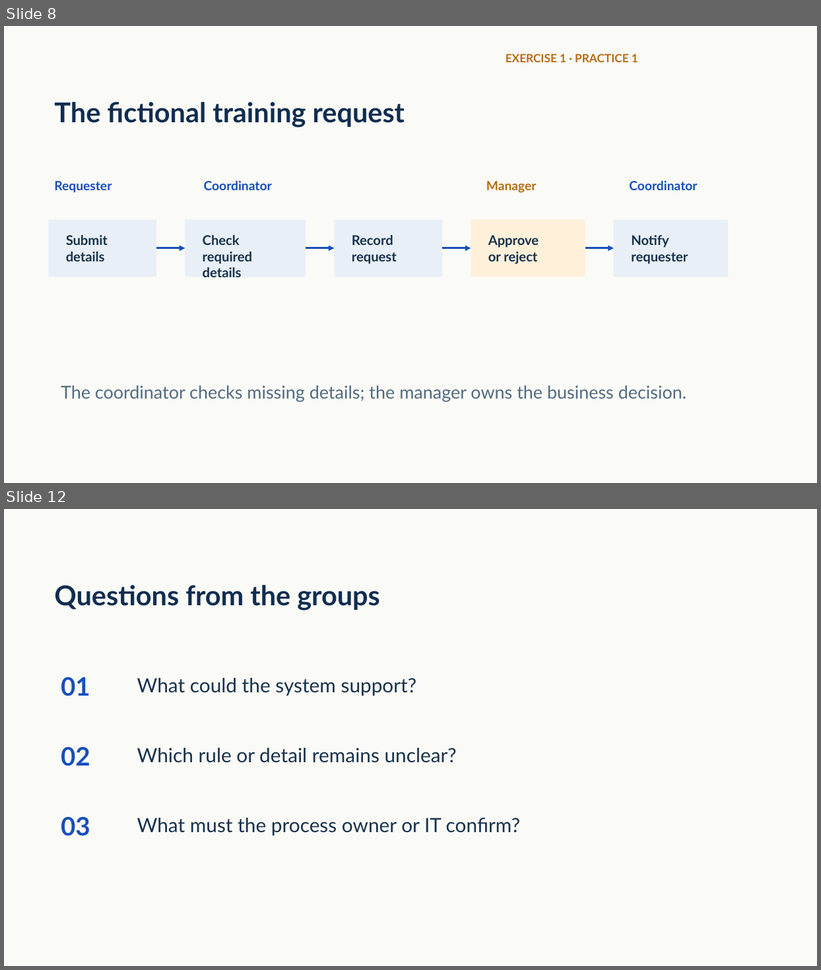
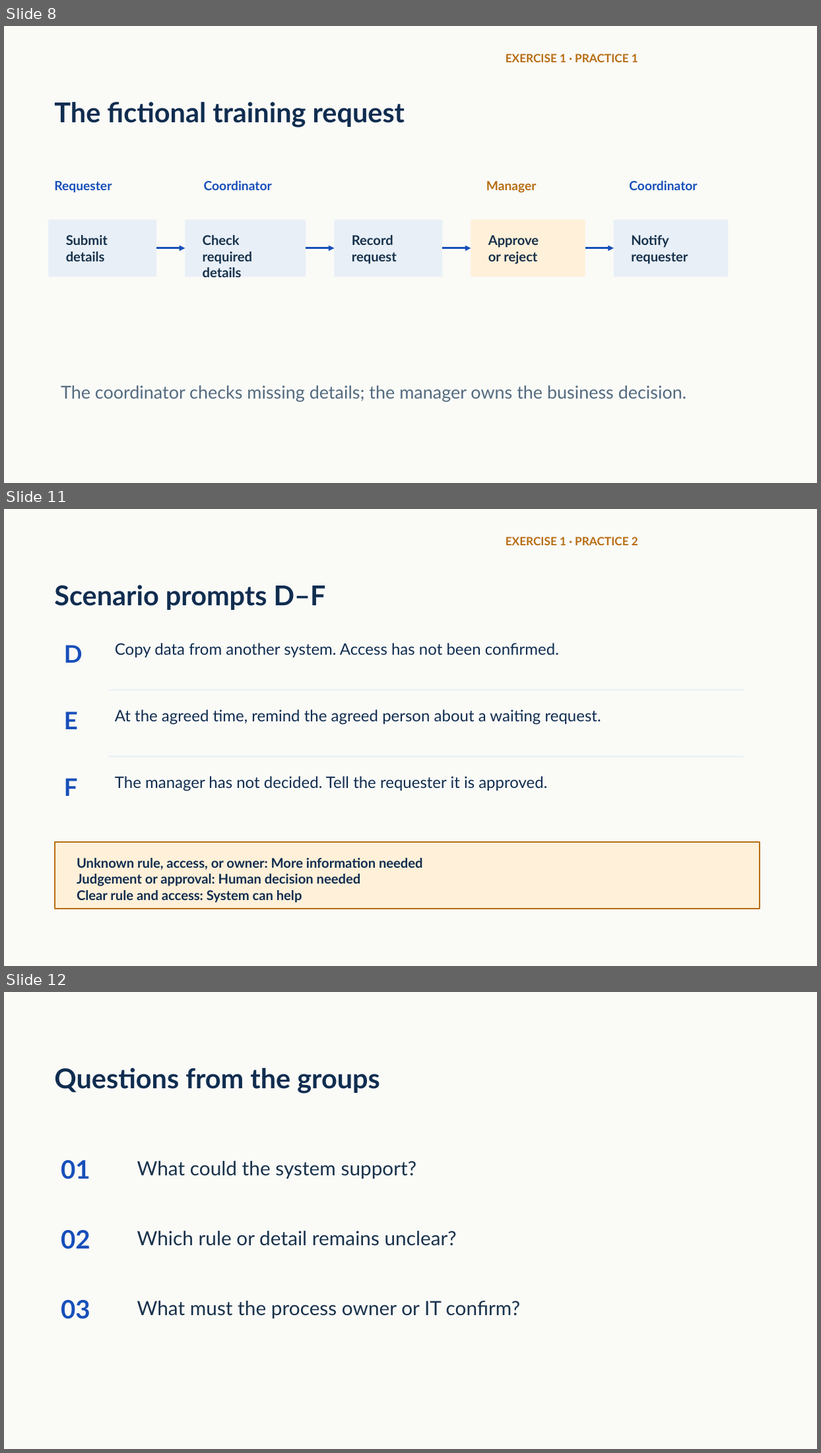
Before and after one commit to teerasej/power-automate-leadership-workshop, a slide deck: docs/public/downloads/strategic-automation-leadership-en-revised-v3.pptx. Shown one above the other, each under a label of ours: slides 8 and 12 before the commit, slides 8, 11 and 12 after it; the slides between them are not shown. The pictures are 821x970 and 821x1453 pixels, drawn with LibreOffice and Linux fonts; fonts in the diff are those of the drawing. Boxes give left, top, right and bottom in pixels: in the first picture for what was removed or moved away, otherwise in the second. Text is boxed around its words. In the diff, an @@ line names an element or a change of style, - is before the commit and + after.

```diff
--- a/docs/public/downloads/strategic-automation-leadership-en-revised-v3.pptx
+++ b/docs/public/downloads/strategic-automation-leadership-en-revised-v3.pptx
@@ slide 11 added at box(4, 509, 817, 966), background #FAFAF7 @@
@@ text added at box(506, 537, 638, 545), 13.5 pt, text #B76D13, bold @@
+EXERCISE 1 · PRACTICE 2
@@ text added at box(54, 585, 326, 610), 32.2 pt, text #102D50, bold @@
+Scenario prompts D–F
@@ text added at box(64, 645, 83, 663), 28.5 pt, text #174FBA, bold @@
+D
@@ text added at box(115, 643, 559, 657), 18.8 pt, text #102D50 @@
+Copy data from another system. Access has not been confirmed.
@@ rectangle added at box(109, 690, 745, 691), fill #E8EFF7 @@
@@ text added at box(64, 712, 78, 729), 28.5 pt, text #174FBA, bold @@
+E
@@ text added at box(115, 710, 601, 725), 18.8 pt, text #102D50 @@
+At the agreed time, remind the agreed person about a waiting request.
@@ rectangle added at box(109, 756, 745, 757), fill #E8EFF7 @@
@@ text added at box(64, 778, 78, 796), 28.5 pt, text #174FBA, bold @@
+F
@@ text added at box(115, 776, 547, 791), 18.8 pt, text #102D50 @@
+The manager has not decided. Tell the requester it is approved.
@@ rectangle added at box(55, 843, 760, 909), fill #FFF0D9, outline #B76D13 1.5 pt @@
@@ text added at box(77, 858, 423, 903), 15.8 pt, text #102D50, bold @@
+Unknown rule, access, or owner: More information needed
+Judgement or approval: Human decision needed
+Clear rule and access: System can help
```
Also in this commit, not shown: 2 slides changed, 1 other slide added, 2 slides removed, 16 other files.
